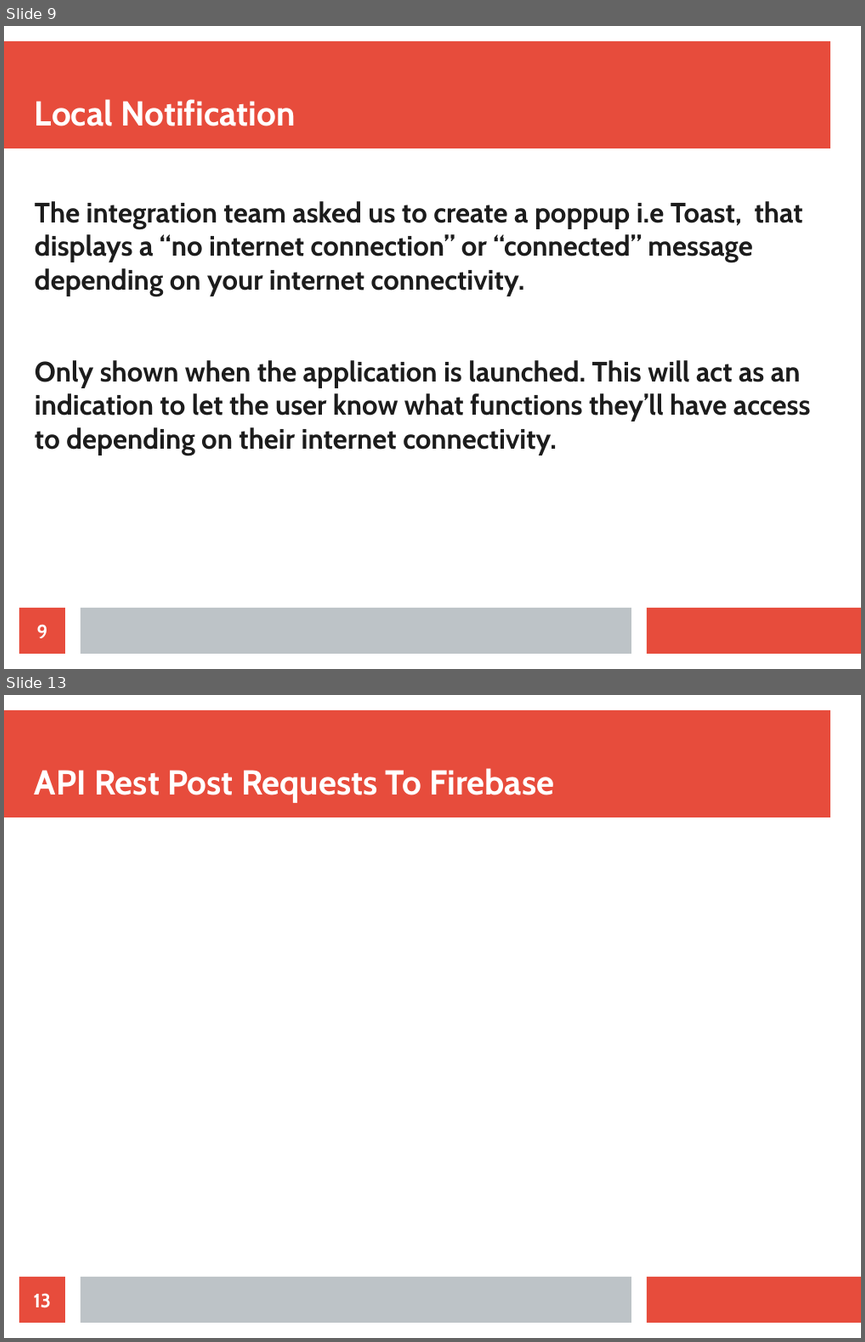
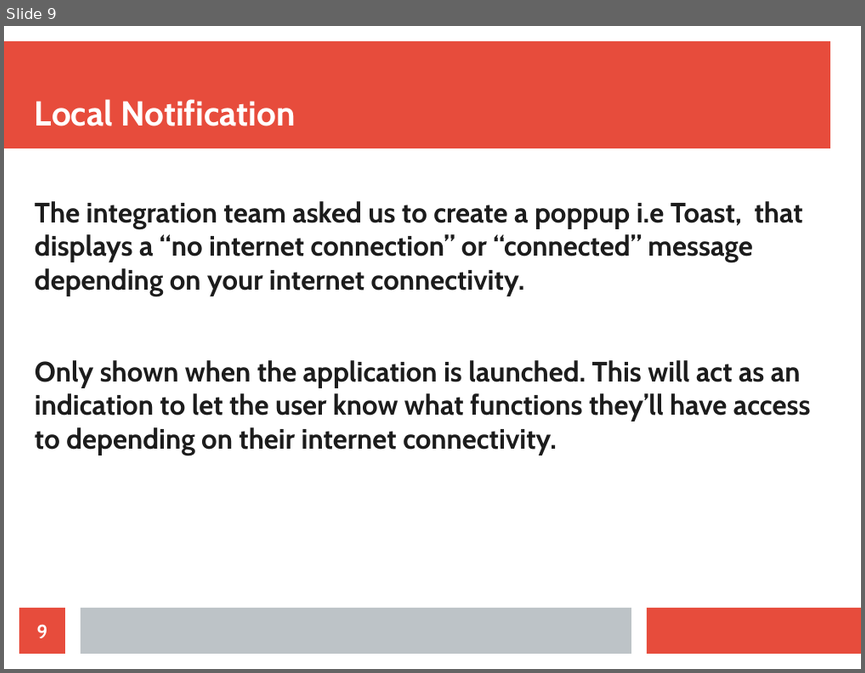
Before and after one commit to TNSelahle/Mouthpiece, a slide deck: Notifications/COS301_Omega_Notifications_Demo2.odp. Shown one above the other, each under a label of ours: slides 9 and 13 before the commit, slide 9 after it; the slides between them are not shown. The pictures are 865x1342 and 865x673 pixels, drawn with LibreOffice and Linux fonts; fonts in the diff are those of the drawing. Boxes give left, top, right and bottom in pixels: in the first picture for what was removed or moved away, otherwise in the second. Text is boxed around its words. In the diff, an @@ line names an element or a change of style, - is before the commit and + after.

```diff
--- a/Notifications/COS301_Omega_Notifications_Demo2.odp
+++ b/Notifications/COS301_Omega_Notifications_Demo2.odp
@@ slide 13 removed at (4, 695, 861, 1338), background #FFFFFF; not listed: 3 template elements that a slide beside it also shows @@
@@ title removed at (35, 768, 554, 803) @@
-API Rest Post Requests To Firebase
@@ page number removed at (19, 1276, 65, 1322) @@
-13
```
Also in this commit, not shown: 3 slides changed, 1 slide added.
